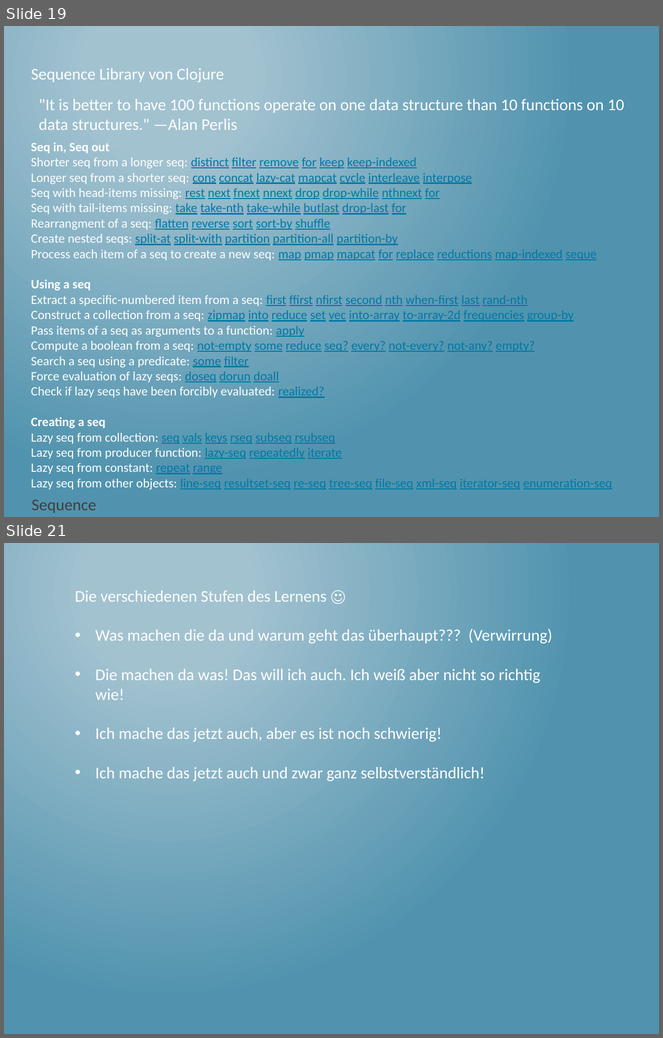
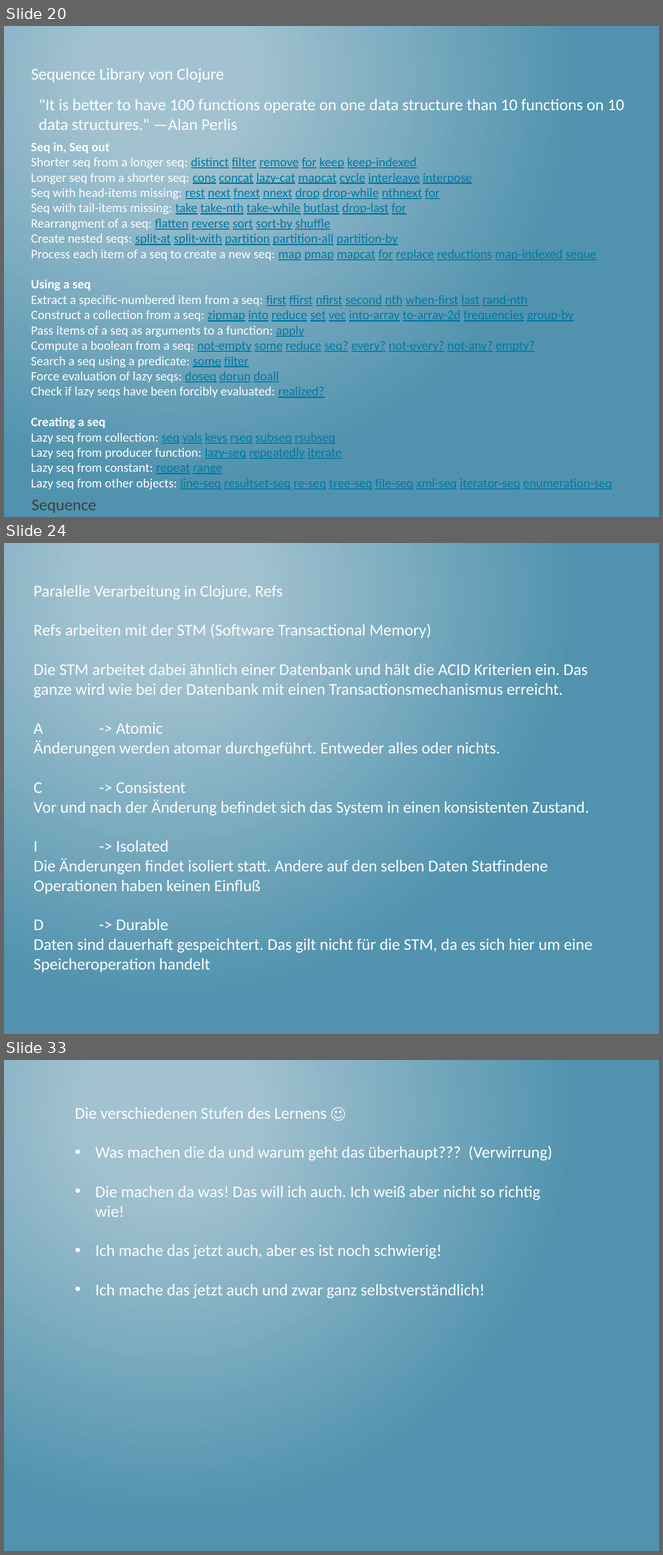
Before and after one commit to thomasschulte/ClojureUsergroupDemo, a slide deck: Clojure Vortrag .NET User Group.pptx. Shown one above the other, each under a label of ours: slides 19 and 21 before the commit, slides 20, 24 and 33 after it; the slides between them are not shown. The pictures are 663x1038 and 663x1555 pixels, drawn with LibreOffice and Linux fonts; fonts in the diff are those of the drawing. Boxes give left, top, right and bottom in pixels: in the first picture for what was removed or moved away, otherwise in the second. Text is boxed around its words. In the diff, an @@ line names an element or a change of style, - is before the commit and + after.

```diff
--- a/Clojure Vortrag .NET User Group.pptx
+++ b/Clojure Vortrag .NET User Group.pptx
@@ slide 24 added at [4, 543, 659, 1034], background gradient #A3C3D1 to #5194AF @@
@@ text added at [34, 585, 593, 973], 18 pt, text #FFFFFF @@
+Paralelle Verarbeitung in Clojure, Refs
+Refs arbeiten mit der STM (Software Transactional Memory)
+Die STM arbeitet dabei ähnlich einer Datenbank und hält die ACID Kriterien ein. Das ganze wird wie bei der Datenbank mit einen Transactionsmechanismus erreicht.
+A -> Atomic
+Änderungen werden atomar durchgeführt. Entweder alles oder nichts.
+C -> Consistent
+Vor und nach der Änderung befindet sich das System in einen konsistenten Zustand.
+I -> Isolated
+Die Änderungen findet isoliert statt. Andere auf den selben Daten Statfindene Operationen haben keinen Einfluß
+D -> Durable
+Daten sind dauerhaft gespeichtert. Das gilt nicht für die STM, da es sich hier um eine Speicheroperation handelt
@@ what was slide 19 is now slide 20 @@
@@ what was slide 21 is now slide 33 @@
```
Also in this commit, not shown: 12 other slides added, 1 slide removed, 1 other file.
